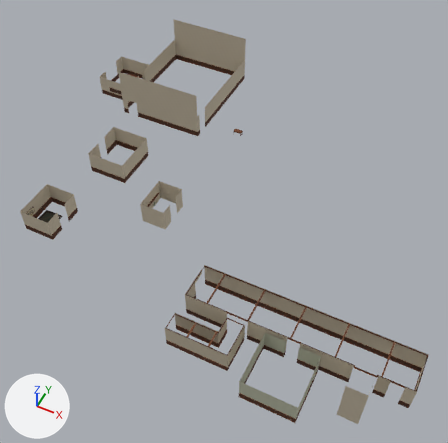
Renders of the glTF model assets/models/runtime/architecture/first_court_interiors.glb from each side of a commit.
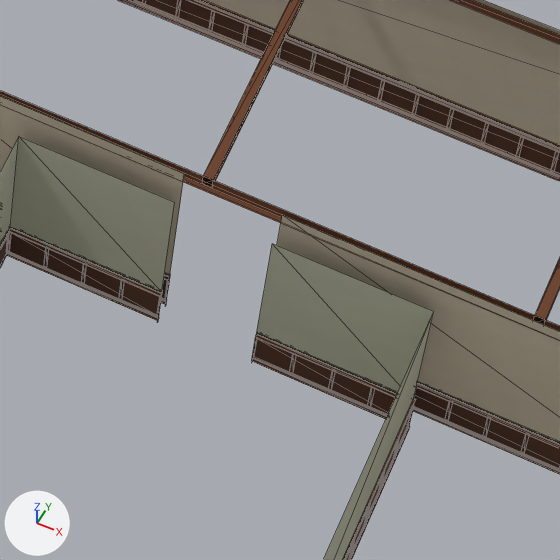
The first picture shows the older version from a 50 mm camera at (36.6, -78.8, 73.4) aimed at (7.3, -20.2, 0.1). The close-ups show the older and then the newer version on the part from 59% to 75% of the width and 71% to 88% of the height of that picture. Only the edits that show in the close-ups are written down. The axes (+X, +Y, +Z) are drawn at lower left. The lights are the same throughout. The close-ups show mesh edges as thin lines. Where no turn or scale is listed for an object, it has been applied to the vertices. Vertices at exactly the same position are counted once.

Objects in the first close-up: 'Limewash.004', 'Oak mouldings.004', 'Range limewash', 'Range mouldings and ceiling', 'Range panels', 'Recessed panels.004'.
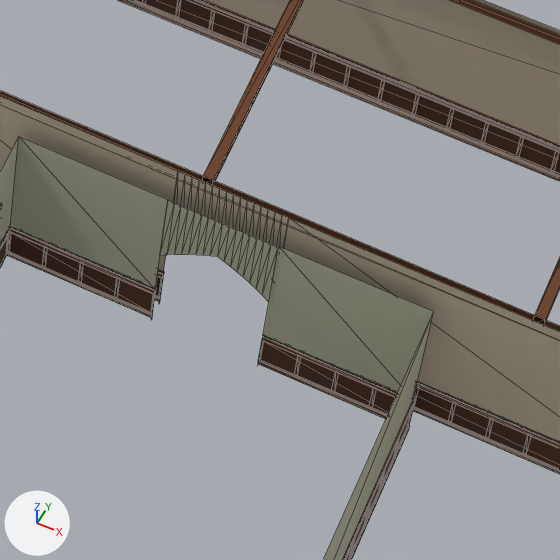
Diff of the bpy script that builds the scene:
```diff
--- a/assets/models/runtime/architecture/first_court_interiors.glb.py
+++ b/assets/models/runtime/architecture/first_court_interiors.glb.py
@@ me_range_limewash @@
-me_range_limewash.from_pydata(...)  # 29 vertices, 18 faces; spans x 10.2..41.8, y -37.8..-32.2, z 1.1..4.5
+me_range_limewash.from_pydata(...)  # 163 vertices, 148 faces; spans x 10.2..42.2, y -37.8..-32.2, z 1.1..4.5
+# me_range_limewash part 1: 2 vertices removed from x 25.1..26.9, y -37.8, z 1.1; 34 vertices added at x 25.0..27.0, y -37.8, z 1.1..4.5
+# other edits to the shape of me_range_limewash do not show in these pictures
 me_range_limewash.materials.append(mat_warm_interior_limewash)
@@ me_range_panels @@
 # verts and faces of me_range_panels; kept vertices keep their numbers, new ones are numbered from 26
-me_range_panels.from_pydata(...)  # 26 vertices, 16 faces; spans x 10.2..41.8, y -37.8..-32.2, z 0.2..0.9
+me_range_panels.from_pydata(...)  # 30 vertices, 18 faces; spans x 10.2..41.8, y -37.8..-32.2, z 0.2..0.9
+# me_range_panels part 2
+verts[13] = (27.0, -37.8, 0.2)  # moved
+verts[14] = (27.0, -37.8, 0.9)  # moved
+verts[16] = (25.0, -37.8, 0.2)  # moved, pixel (160, 297)
+verts[19] = (25.0, -37.8, 0.9)  # moved, pixel (162, 278)
+# other edits to the shape of me_range_panels do not show in these pictures
 me_range_panels.materials.append(mat_recessed_oak)
@@ me_limewash_004 @@
 # verts and faces of me_limewash_004; kept vertices keep their numbers, new ones are numbered from 12
-me_limewash_004.from_pydata(...)  # 12 vertices, 10 faces; spans x 22.17..29.83, y -45.83..-38.17, z 1.07..4.1
+me_limewash_004.from_pydata(...)  # 46 vertices, 42 faces; spans x 22.17..29.83, y -45.83..-38.17, z 1.07..4.1
+# me_limewash_004 part 3: a new loose piece of 34 vertices spanning x 24.98..27.02, y -38.19, z 2.25..4.1, in mat_pale_sage_limewash (picture img_pale_sage_limewash)
+# me_limewash_004 part 4
+verts[0] = (24.98, -38.17, 1.07)  # moved, pixel (155, 289)
+verts[3] = (24.98, -38.17, 4.1)  # moved, pixel (168, 199)
+# me_limewash_004 part 5
+verts[10] = (27.02, -38.17, 1.07)  # moved, pixel (262, 335)
+verts[11] = (27.02, -38.17, 4.1)  # moved, pixel (278, 246)
 me_limewash_004.materials.append(mat_pale_sage_limewash)
```

Location of each change, [x1, y1, x2, y2] in pixels of the close-ups (560 x 560 px; the box of a moved part takes in the faces that stretch with it):
part 1 of me_range_limewash, built on: [0, 96, 560, 443] in both
part 2 of me_range_panels, moved or reshaped: before [161, 279, 560, 469]; after [155, 276, 560, 469]
part 3 of me_limewash_004, added: after [160, 201, 278, 302]
part 4 of me_limewash_004, moved or reshaped: before [10, 137, 175, 292]; after [10, 137, 168, 289]
part 5 of me_limewash_004, moved or reshaped: before [257, 244, 433, 393]; after [263, 247, 433, 393]
